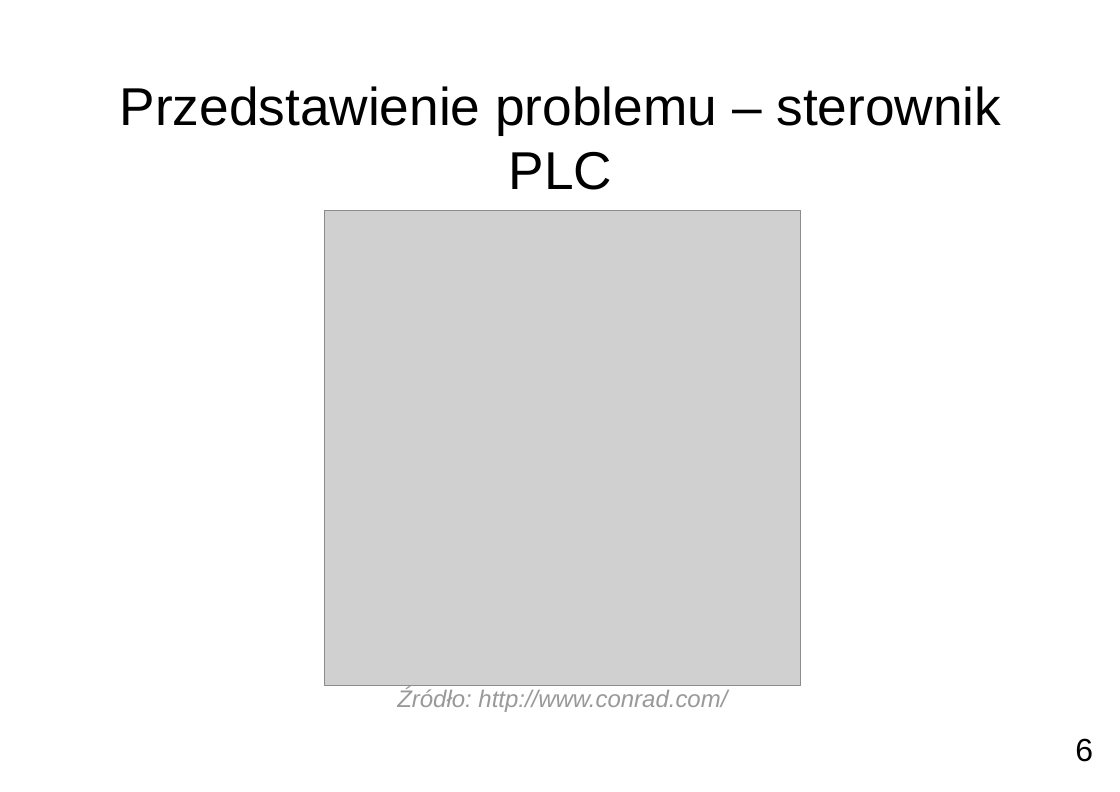
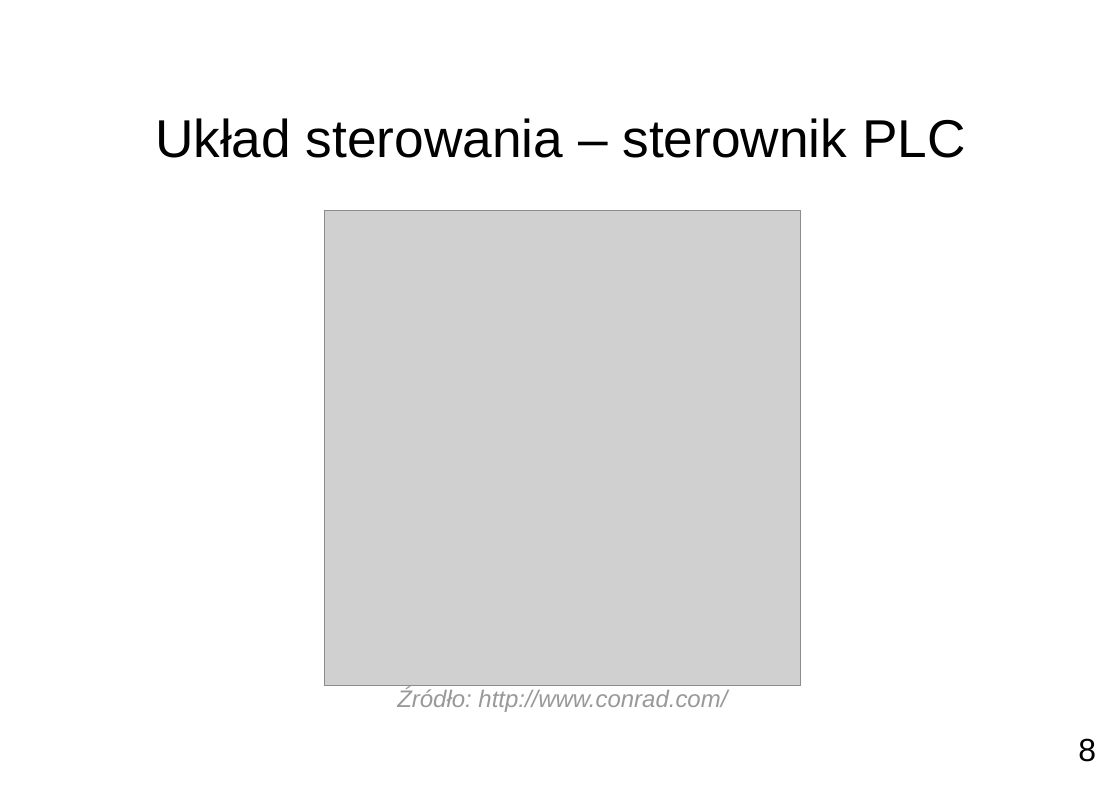
Before and after one commit to pbanaszkiewicz/msc-thesis, a slide deck: slide 8 of presentation/main.odp (slide 6 before the commit). Drawn at 1120x792 pixels with LibreOffice and Linux fonts; fonts in the diff are those of the drawing; grey boxes stand for pictures; background and template pictures are left out. Boxes give left, top, right and bottom in pixels: in the first picture for what was removed or moved away, otherwise in the second. Text is boxed around its words. In the diff, an @@ line names an element or a change of style, - is before the commit and + after.

```diff
--- a/presentation/main.odp
+++ b/presentation/main.odp
@@ title at bbox=[155, 118, 966, 158]: text changed @@
-Przedstawienie problemu – sterownik PLC
+Układ sterowania – sterownik PLC
@@ page number removed at bbox=[1075, 738, 1093, 762] @@
-6
@@ page number added at bbox=[1078, 738, 1096, 762], 24 pt, text #000000 @@
+8
```
Also in this commit, not shown: 5 other slides changed, 26 slides added, 1 slide removed, 32 other files.
